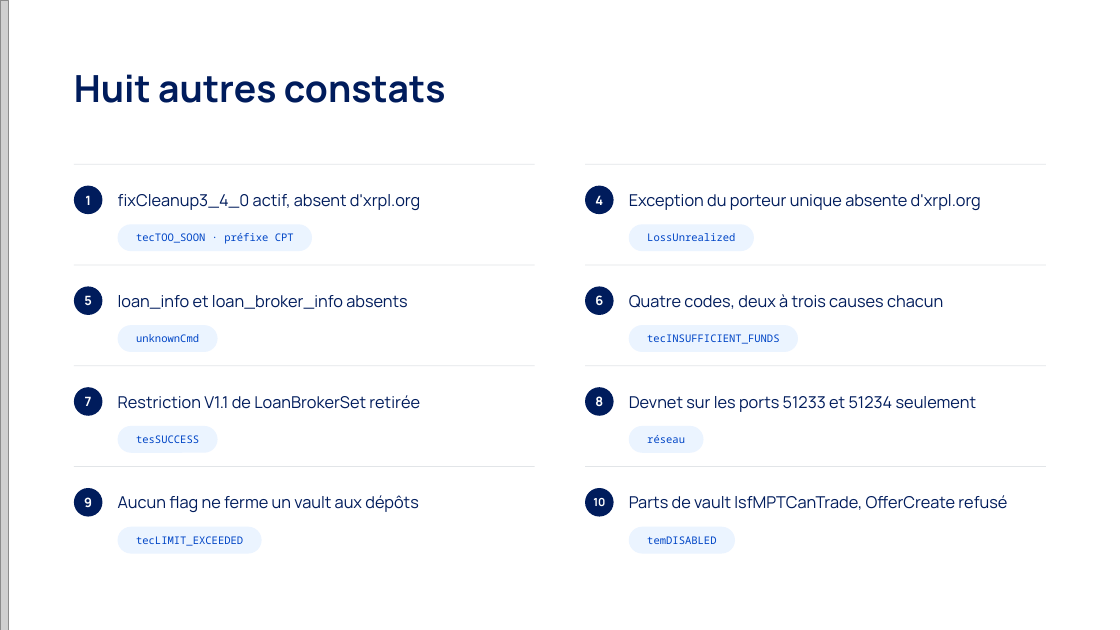
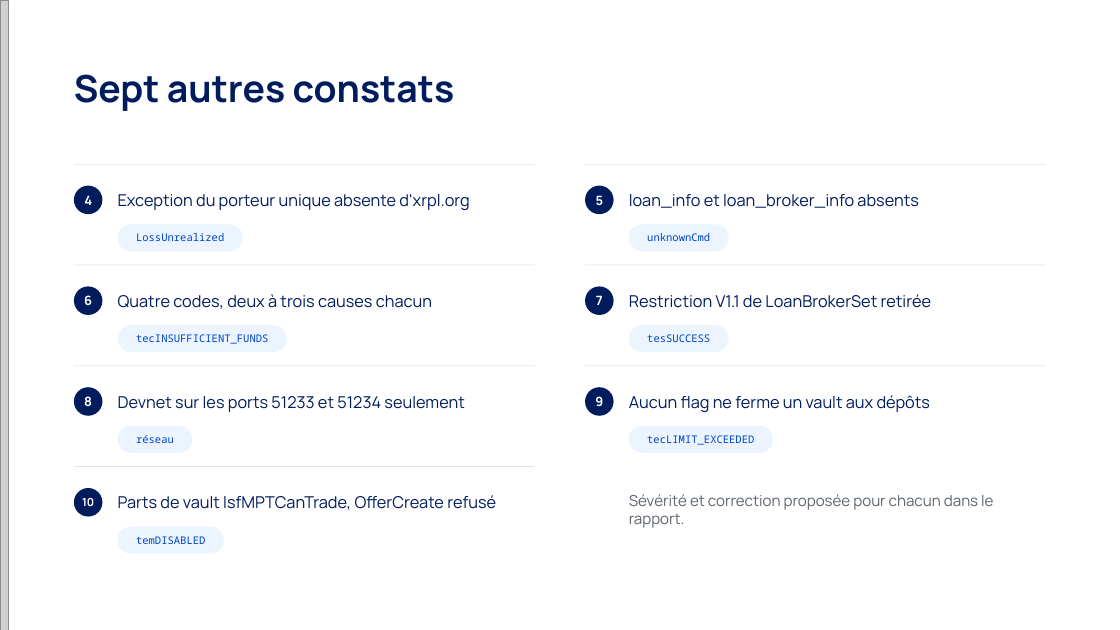
Before and after one commit to charlyppr/exit-lane-xrpl, a slide deck: slide 9 of deck/exit-lane.pptx (slide 8 before the commit). Drawn at 1120x630 pixels with LibreOffice and Linux fonts; fonts in the diff are those of the drawing; grey boxes stand for pictures. Boxes give left, top, right and bottom in pixels: in the first picture for what was removed or moved away, otherwise in the second. Text is boxed around its words. In the diff, an @@ line names an element or a change of style, - is before the commit and + after.

```diff
--- a/deck/exit-lane.pptx
+++ b/deck/exit-lane.pptx
@@ text at (74,74,455,111): text changed @@
-Huit autres constats
+Sept autres constats
@@ text at (84,195,92,205): text changed @@
-1
+4
@@ text at (118,194,469,210): text changed @@
-fixCleanup3_4_0 actif, absent d'xrpl.org
+Exception du porteur unique absente d'xrpl.org
@@ text at (596,195,604,205): text changed @@
-4
+5
@@ text at (629,194,918,208): text changed @@
-Exception du porteur unique absente d'xrpl.org
+loan_info et loan_broker_info absents
@@ rounded rectangle: place and size @@
-rounded rectangle at (118,224,312,251)
+rounded rectangle at (118,224,243,251)
@@ text removed at (136,233,294,244) @@
-tecTOO_SOON · préfixe CPT
@@ rounded rectangle: place and size @@
-rounded rectangle at (629,224,755,251)
+rounded rectangle at (629,224,729,251)
@@ text at (84,295,92,305): text changed @@
-5
+6
@@ text at (118,294,432,309): text changed @@
-loan_info et loan_broker_info absents
+Quatre codes, deux à trois causes chacun
@@ text at (596,295,603,305): text changed @@
-6
+7
@@ text at (629,294,932,308): text changed @@
-Quatre codes, deux à trois causes chacun
+Restriction V1.1 de LoanBrokerSet retirée
@@ rounded rectangle: place and size @@
-rounded rectangle at (118,325,218,352)
+rounded rectangle at (118,325,287,352)
@@ rounded rectangle: place and size @@
-rounded rectangle at (629,325,799,352)
+rounded rectangle at (629,325,729,352)
@@ text at (84,396,92,406): text changed @@
-7
+8
@@ text at (118,396,464,412): text changed @@
-Restriction V1.1 de LoanBrokerSet retirée
+Devnet sur les ports 51233 et 51234 seulement
@@ text at (629,395,930,412): text changed @@
-Devnet sur les ports 51233 et 51234 seulement
+Aucun flag ne ferme un vault aux dépôts
@@ rounded rectangle: place and size @@
-rounded rectangle at (118,426,218,453)
+rounded rectangle at (118,426,192,453)
@@ rounded rectangle: place and size @@
-rounded rectangle at (629,426,704,453)
+rounded rectangle at (629,426,774,453)
@@ 3 texts: place and size @@
-3 texts at (136,334,243,546)
+3 texts at (647,233,754,445)
@@ rectangle removed at (585,466,1046,467) @@
@@ text at (82,498,94,506): text changed; size 11 to 9.5 pt @@
-9
+10
@@ text at (118,495,496,510): text changed @@
-Aucun flag ne ferme un vault aux dépôts
+Parts de vault lsfMPTCanTrade, OfferCreate refusé
@@ ellipse removed at (585,488,613,517) @@
@@ text removed at (593,498,605,506) @@
-10
@@ text removed at (629,495,1007,510) @@
-Parts de vault lsfMPTCanTrade, OfferCreate refusé
@@ text added at (629,494,993,528), 13 pt, text #5F666E @@
+Sévérité et correction proposée pour chacun dans le rapport.
@@ rounded rectangle: place and size @@
-rounded rectangle at (118,527,262,554)
+rounded rectangle at (118,527,223,554)
@@ 4 texts: place and size @@
-4 texts at (647,233,779,544)
+4 texts at (136,233,268,544)
@@ rounded rectangle removed at (629,527,735,554) @@
```
Also in this commit, not shown: 3 other slides changed, 1 slide added, 3 other files.
